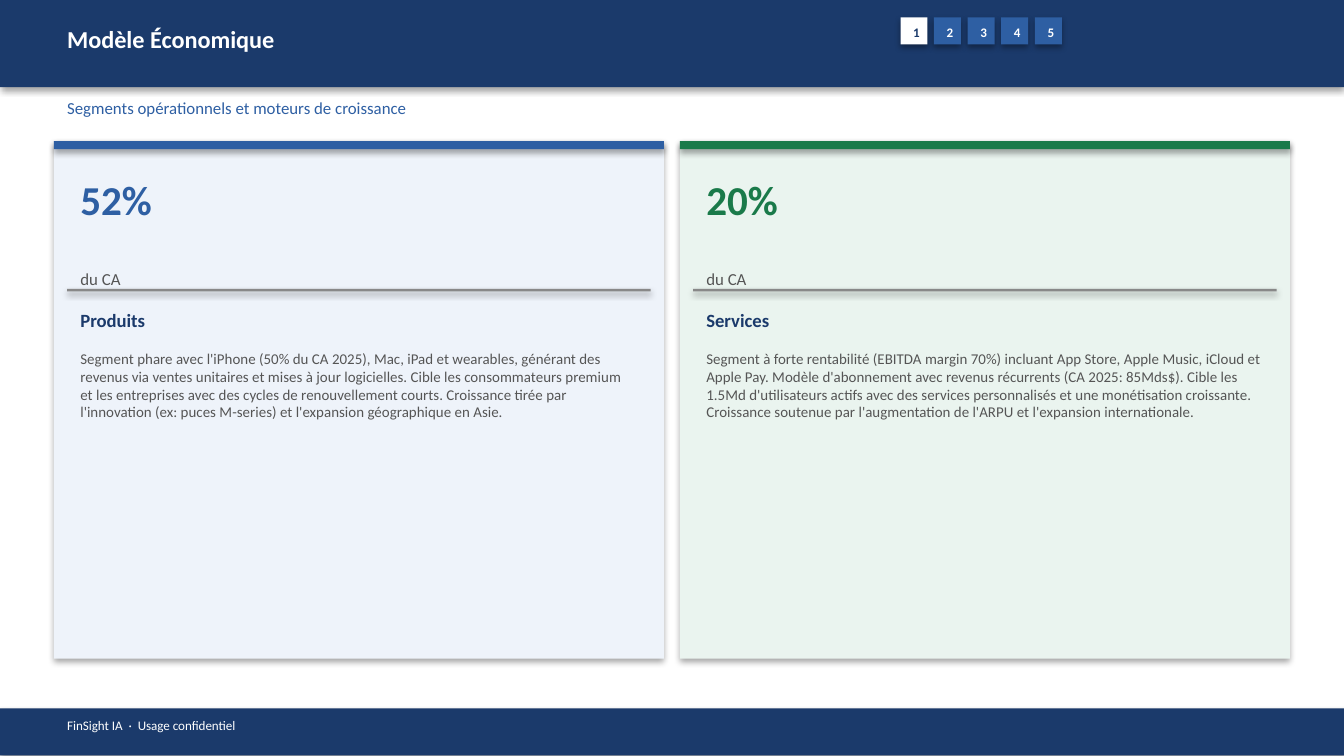
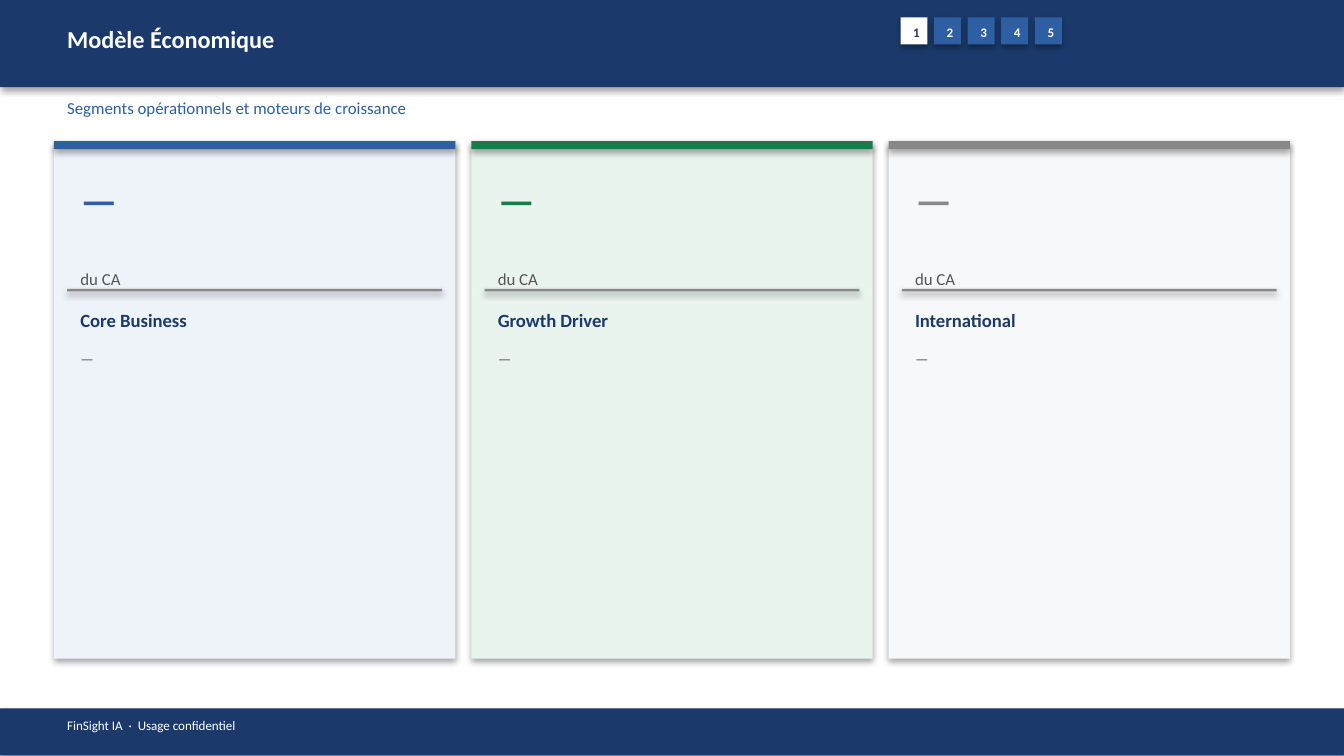
Before and after one commit to baptistejeh07-art/finsight-ia, a slide deck: slide 6 of preview/AAPL/AAPL_pitchbook.pptx. Drawn at 1344x756 pixels with LibreOffice and Linux fonts; fonts in the diff are those of the drawing. Boxes give left, top, right and bottom in pixels: in the first picture for what was removed or moved away, otherwise in the second. Text is boxed around its words. In the diff, an @@ line names an element or a change of style, - is before the commit and + after.

```diff
--- a/preview/AAPL/AAPL_pitchbook.pptx
+++ b/preview/AAPL/AAPL_pitchbook.pptx
@@ rectangle: place and size @@
-rectangle at <box>54,141,664,659</box>
+rectangle at <box>54,141,456,659</box>
@@ rectangle: place and size @@
-rectangle at <box>54,141,664,149</box>
+rectangle at <box>54,141,456,149</box>
@@ rectangle: place and size @@
-rectangle at <box>680,141,1290,659</box>
+rectangle at <box>472,141,874,659</box>
@@ rectangle: place and size @@
-rectangle at <box>680,141,1290,149</box>
+rectangle at <box>472,141,874,149</box>
@@ rectangle added at <box>888,141,1290,659</box>, fill #F7F8FA @@
@@ rectangle added at <box>888,141,1290,149</box>, fill #888888 @@
@@ text added at <box>902,168,1277,262</box>, 22 pt, text #888888, bold @@
+—
@@ text at <box>80,186,151,216</box>: text changed @@
-52%
+—
@@ text at <box>706,186,777,216</box>: text changed @@
-20%
+—
@@ text "du CA": place and size @@
-text "du CA" at <box>706,273,747,291</box>
+text "du CA" at <box>498,273,538,291</box>
@@ rectangle: place and size @@
-rectangle at <box>67,289,650,292</box>
+rectangle at <box>67,289,442,292</box>
@@ rectangle: place and size @@
-rectangle at <box>694,289,1277,292</box>
+rectangle at <box>484,289,859,292</box>
@@ rectangle added at <box>902,289,1277,292</box>, fill #888888 @@
@@ text added at <box>915,273,955,291</box>, 9 pt, text #555555 @@
+du CA
@@ text at <box>80,314,187,327</box>: text changed @@
-Produits
+Core Business
@@ text at <box>498,314,607,327</box>: text changed @@
-Services
+Growth Driver
@@ text added at <box>915,314,1016,327</box>, 10 pt, text #1B3A6B, bold @@
+International
@@ text at <box>80,353,621,420</box>: text changed @@
-Segment phare avec l'iPhone (50% du CA 2025), Mac, iPad et wearables, générant des revenus via ventes unitaires et mises à jour logicielles. Cible les consommateurs premium et les entreprises avec des cycles de renouvellement courts. Croissance tirée par l'innovation (ex: puces M-series) et l'expansion géographique en Asie.
+—
@@ text at <box>706,353,1260,420</box>: text changed @@
-Segment à forte rentabilité (EBITDA margin 70%) incluant App Store, Apple Music, iCloud et Apple Pay. Modèle d'abonnement avec revenus récurrents (CA 2025: 85Mds$). Cible les 1.5Md d'utilisateurs actifs avec des services personnalisés et une monétisation croissante. Croissance soutenue par l'augmentation de l'ARPU et l'expansion internationale.
+—
@@ text added at <box>902,343,1277,642</box>, 8 pt, text #555555 @@
+—
```
Also in this commit, not shown: 14 other slides changed, 4 other files.
